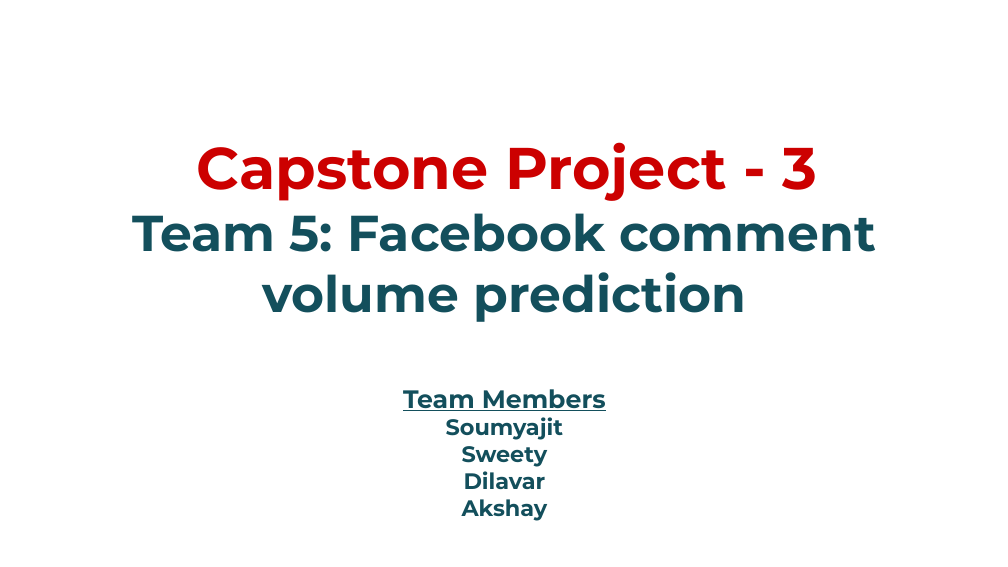
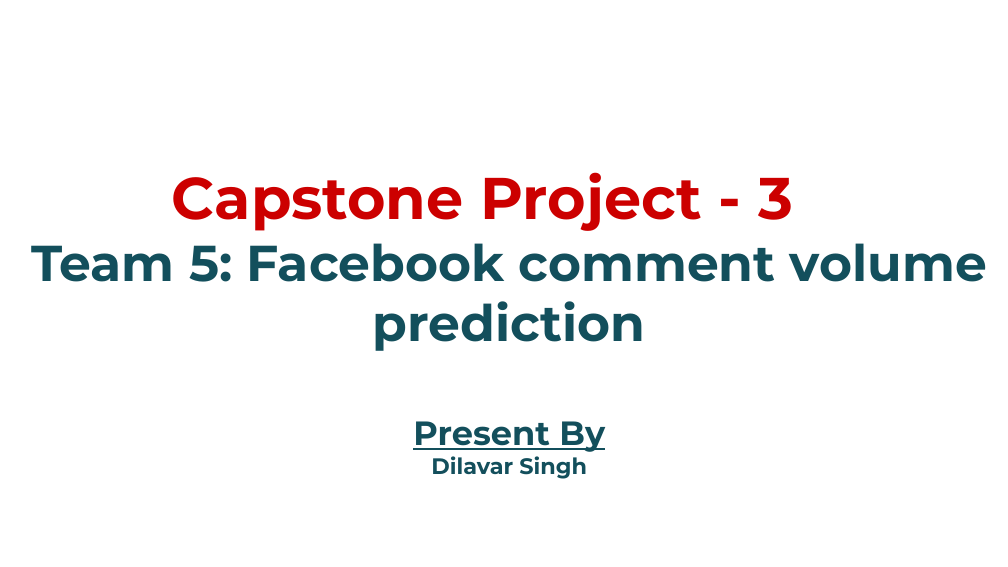
Before and after one commit to TheAIFellow/Facebook-Comment-Volume, a slide deck: slide 1 of Facebook Comment Prediction.pptx. Drawn at 1008x567 pixels with LibreOffice and Linux fonts; fonts in the diff are those of the drawing; background and template pictures are left out. Boxes give left, top, right and bottom in pixels: in the first picture for what was removed or moved away, otherwise in the second. Text is boxed around its words. In the diff, an @@ line names an element or a change of style, - is before the commit and + after.

Commit message:
Presentataion

```diff
--- a/Facebook Comment Prediction.pptx
+++ b/Facebook Comment Prediction.pptx
@@ title "Capstone Project - 3": place and size @@
-title "Capstone Project - 3" at (132,142,877,521)
+title "Capstone Project - 3" at (31,172,987,479)
@@ title at (413,421,605,479): text changed @@
-Team Members
-Soumyajit
-Sweety
-Dilavar
-Akshay
+Present By
+Dilavar Singh
```
